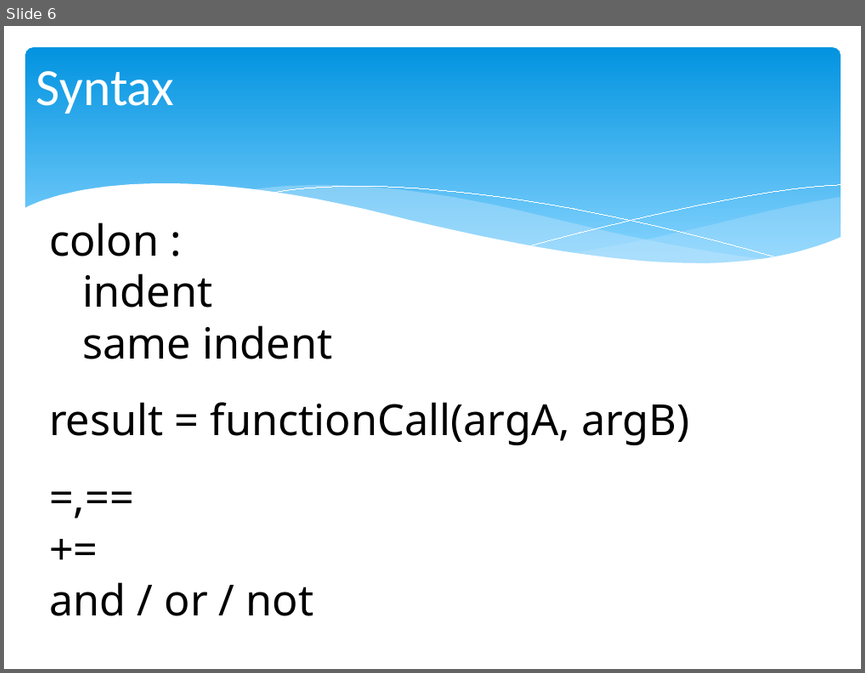
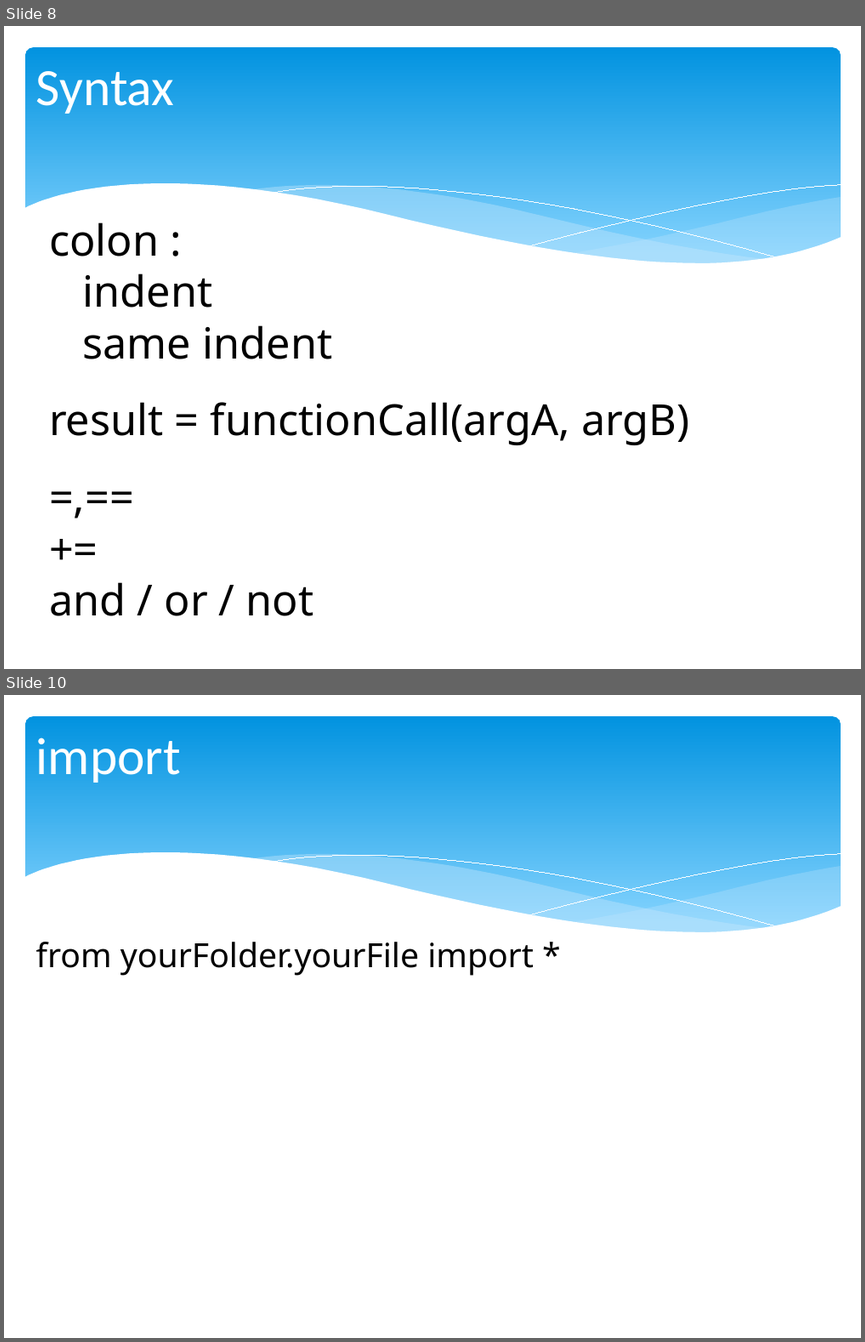
Before and after one commit to chris-turps/QA_Python3, a slide deck: DG_04 The Toolset.pptx. Shown one above the other, each under a label of ours: slide 6 before the commit, slides 8 and 10 after it; the slides between them are not shown. The pictures are 865x673 and 865x1342 pixels, drawn with LibreOffice and Linux fonts; fonts in the diff are those of the drawing. Boxes give left, top, right and bottom in pixels: in the first picture for what was removed or moved away, otherwise in the second. Text is boxed around its words. In the diff, an @@ line names an element or a change of style, - is before the commit and + after.

```diff
--- a/DG_04 The Toolset.pptx
+++ b/DG_04 The Toolset.pptx
@@ slide 10 added at (4,695,861,1338), background #FFFFFF; not listed: 6 template elements that a slide beside it also shows @@
@@ title added at (36,737,181,783), 44 pt, text #FFFFFF @@
+import
@@ text added at (36,941,534,975), 28 pt, text #000000 @@
+from yourFolder.yourFile import *
@@ what was slide 6 is now slide 8 @@
```
Also in this commit, not shown: 1 slide changed, 3 other slides added, 3 other files.
